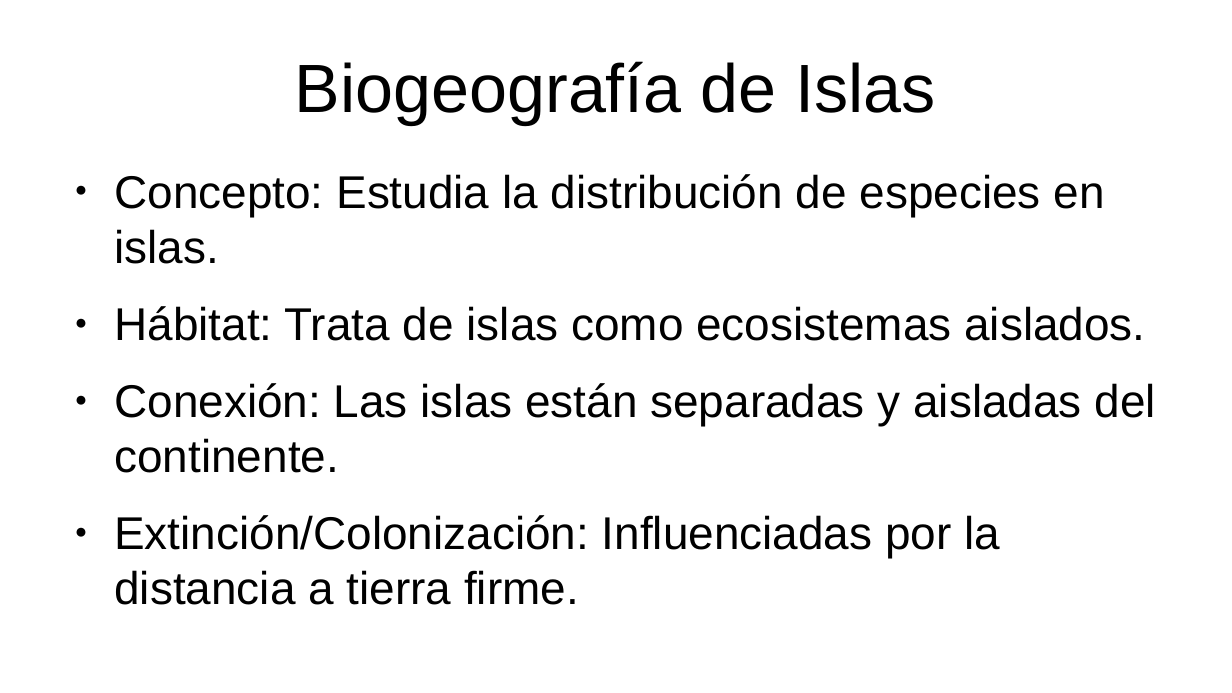
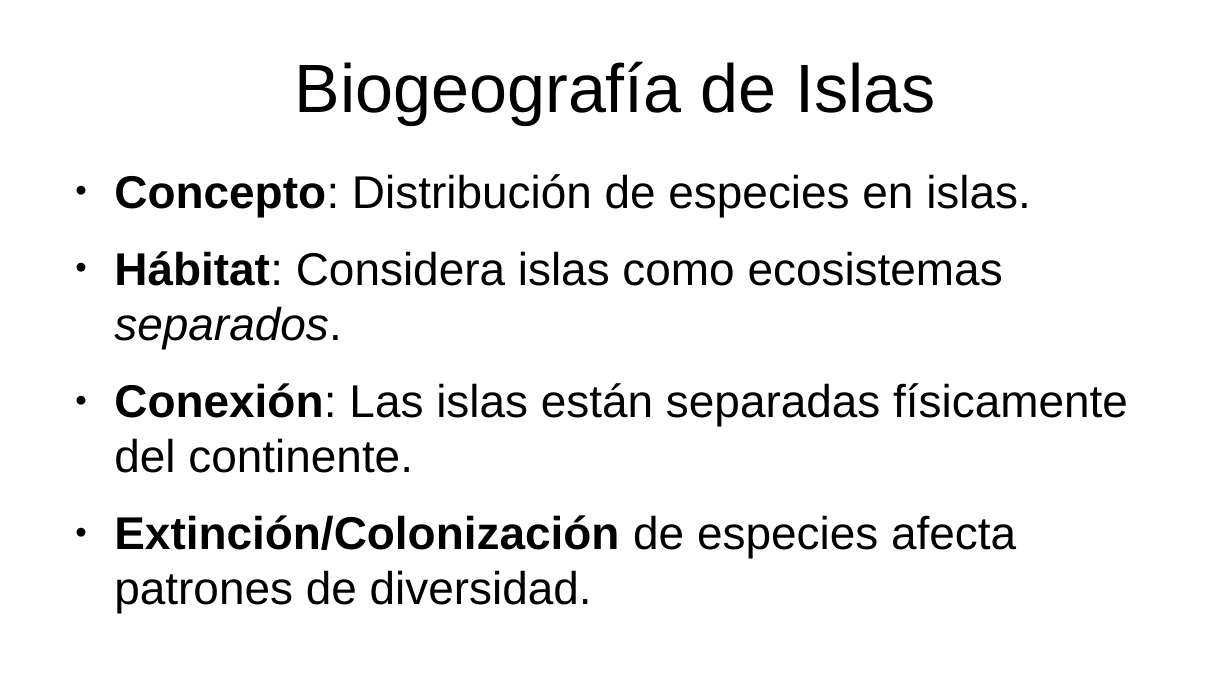
Before and after one commit to gerardommc/Ecologia-Teorica, a slide deck: slide 24 of Metapoblaciones.odp. Drawn at 1232x693 pixels with LibreOffice and Linux fonts; fonts in the diff are those of the drawing. Boxes give left, top, right and bottom in pixels: in the first picture for what was removed or moved away, otherwise in the second. Text is boxed around its words. In the diff, an @@ line names an element or a change of style, - is before the commit and + after.

Commit message:
Biogeog modelos

```diff
--- a/Metapoblaciones.odp
+++ b/Metapoblaciones.odp
@@ text at (x1=114, y1=174, x2=1128, y2=613): text changed @@
-● Concepto: Estudia la distribución de especies en islas.
-● Hábitat: Trata de islas como ecosistemas aislados.
-● Conexión: Las islas están separadas y aisladas del continente.
-● Extinción/Colonización: Influenciadas por la distancia a tierra firme.
+● Concepto: Distribución de especies en islas.
+● Hábitat: Considera islas como ecosistemas separados.
+● Conexión: Las islas están separadas físicamente del continente.
+● Extinción/Colonización de especies afecta patrones de diversidad.
```
Also in this commit, not shown: 7 other slides changed, 4 slides added, 5 slides removed, 16 other files.
